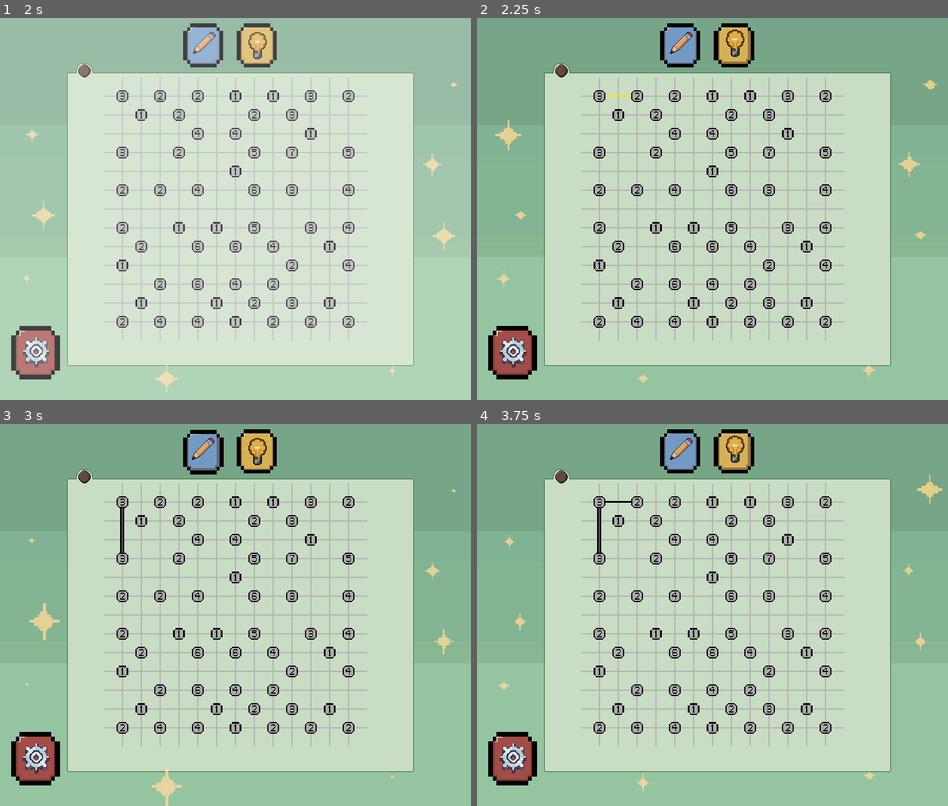
Above: before the commit, frames 1-4 (two rows, left to right).
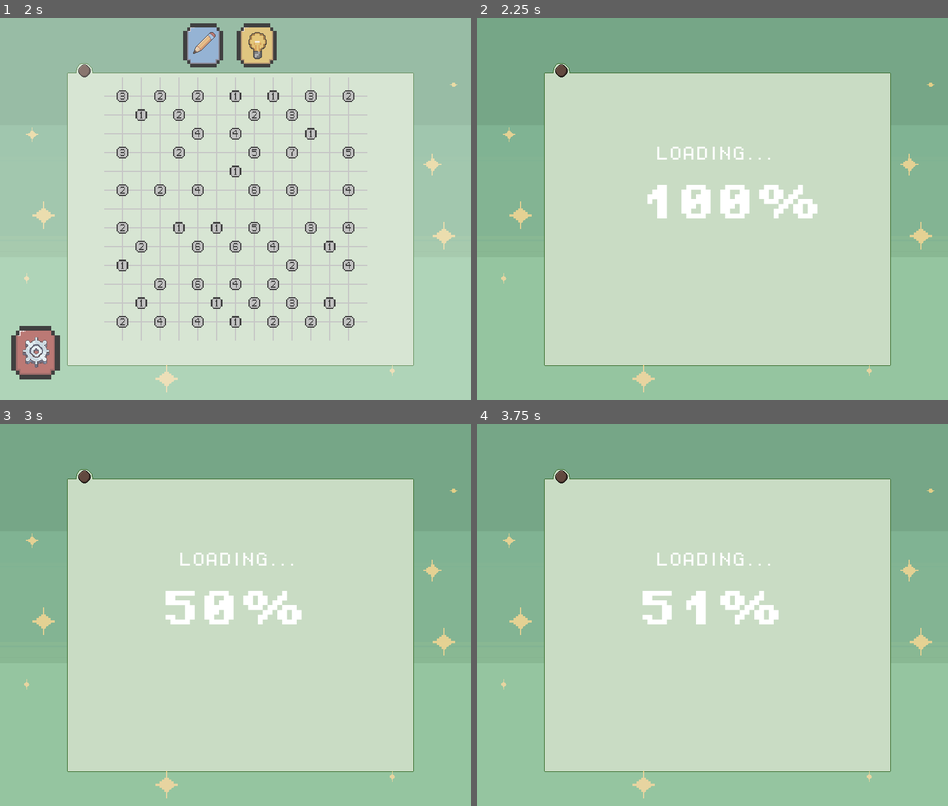
Above: after the commit, the same moments.

Repository: PooOrmond/hashiwokakero-game
Game: Godot game, scene res://scenes/main_menu.tscn
The game is run twice, just before and just after one commit, with the same random seed, the same clock (stepped at 60 frames per second) and the same inputs.
Inputs (mouse positions are in pixels of both pictures, inside the frame that each line leads up to):
- Up to frame 1 (2 s): click (235, 243) at 0.5 s; click (235, 296) at 1.25 s
- Up to frame 2 (2.25 s): click (736, 44) at 2 s
- Up to frame 3 (3 s): click (202, 450) at 2.75 s
- Up to frame 4 (3.75 s): click (736, 450) at 3.5 s

Frame 1 is identical in both runs. In frame 2, 12% of the frame differs, in the area x 2-98%, y 1-98%; in frame 3, 12%; in frame 4, 12%.

Commit message:
THE FINAL
HWUAHWUAHWUAAAAAA!

Diff:
--- /dev/null
+++ b/scenes/loading_screen.tscn
@@ -0,0 +1,108 @@
+[gd_scene load_steps=19 format=3 uid="uid://ceon7sarf0mfk"]
+
+[ext_resource type="Script" uid="uid://dlhtb05o0asg0" path="res://scripts/loading_screen.gd" id="1_e7oyx"]
+[ext_resource type="Texture2D" uid="uid://ghpdpvqy26pj" path="res://assets/animation/background/loading-bg/Loading-bg - 1.png" id="1_pvqkx"]
+[ext_resource type="Texture2D" uid="uid://d20ousf6wm4sm" path="res://assets/animation/background/loading-bg/Loading-bg - 2.png" id="2_e7oyx"]
+[ext_resource type="Texture2D" uid="uid://wewdtjb45ija" path="res://assets/animation/background/loading-bg/Loading-bg - 3.png" id="3_bqhjm"]
+[ext_resource type="Texture2D" uid="uid://c2gtmp2cwwhai" path="res://assets/animation/background/loading-bg/Loading-bg - 4.png" id="4_hdkap"]
+[ext_resource type="Texture2D" uid="uid://bbwkebkgkptic" path="res://assets/animation/background/loading-bg/Loading-bg - 5.png" id="5_eb3t5"]
+[ext_resource type="Texture2D" uid="uid://dcacnhpt3qolw" path="res://assets/animation/background/loading-bg/Loading-bg - 6.png" id="6_ummuf"]
+[ext_resource type="Texture2D" uid="uid://cwjr48b8kbn6b" path="res://assets/animation/background/loading-bg/Loading-bg - 7.png" id="7_i8ls2"]
+[ext_resource type="Texture2D" uid="uid://biddhj2c1cyqj" path="res://assets/animation/background/loading-bg/Loading-bg - 8.png" id="8_g3qo4"]
+[ext_resource type="Texture2D" uid="uid://dnq0nqyu8ii7j" path="res://assets/animation/background/loading-bg/Loading-bg - 9.png" id="9_cbadw"]
+[ext_resource type="Texture2D" uid="uid://bgk23eiyudkr6" path="res://assets/animation/background/loading-bg/Loading-bg - 10.png" id="10_lxbe6"]
+[ext_resource type="Texture2D" uid="uid://dnnaybi1bp3hq" path="res://assets/animation/background/loading-bg/Loading-bg - 11.png" id="11_q0m6t"]
+[ext_resource type="Texture2D" uid="uid://d2b2c5vjxlnio" path="res://assets/animation/background/loading-bg/Loading-bg - 12.png" id="12_lokel"]
+[ext_resource type="Texture2D" uid="uid://co2hsm7c5hxsv" path="res://assets/animation/background/loading-bg/Loading-bg - 13.png" id="13_43pf6"]
+[ext_resource type="Texture2D" uid="uid://d065jscr55v0c" path="res://assets/animation/background/loading-bg/Loading-bg - 14.png" id="14_q2qhm"]
+[ext_resource type="FontFile" uid="uid://du36gdi4bwn5e" path="res://assets/fonts/PixelOperator8-Bold.ttf" id="16_bqhjm"]
+[ext_resource type="FontFile" uid="uid://cebusgp831006" path="res://assets/fonts/PixelOperator8.ttf" id="17_hdkap"]
+
+[sub_resource type="SpriteFrames" id="SpriteFrames_vfqqa"]
+animations = [{
+"frames": [{
+"duration": 1.0,
+"texture": ExtResource("1_pvqkx")
+}, {
+"duration": 1.0,
+"texture": ExtResource("2_e7oyx")
+}, {
+"duration": 1.0,
+"texture": ExtResource("3_bqhjm")
+}, {
+"duration": 1.0,
+"texture": ExtResource("4_hdkap")
+}, {
+"duration": 1.0,
+"texture": ExtResource("5_eb3t5")
+}, {
+"duration": 1.0,
+"texture": ExtResource("6_ummuf")
+}, {
+"duration": 1.0,
+"texture": ExtResource("7_i8ls2")
+}, {
+"duration": 1.0,
+"texture": ExtResource("8_g3qo4")
+}, {
+"duration": 1.0,
+"texture": ExtResource("9_cbadw")
+}, {
+"duration": 1.0,
+"texture": ExtResource("10_lxbe6")
+}, {
+"duration": 1.0,
+"texture": ExtResource("11_q0m6t")
+}, {
+"duration": 1.0,
+"texture": ExtResource("12_lokel")
+}, {
+"duration": 1.0,
+"texture": ExtResource("13_43pf6")
+}, {
+"duration": 1.0,
+"texture": ExtResource("14_q2qhm")
+}],
+"loop": true,
+"name": &"default",
+"speed": 7.0
+}]
+
+[node name="loading screen" type="Control"]
+layout_mode = 3
+anchors_preset = 15
+anchor_right = 1.0
+anchor_bottom = 1.0
+grow_horizontal = 2
+grow_vertical = 2
+script = ExtResource("1_e7oyx")
+
+[node name="bg" type="AnimatedSprite2D" parent="."]
+z_index = 5
+position = Vector2(400, 325)
+sprite_frames = SubResource("SpriteFrames_vfqqa")
+autoplay = "default"
+frame = 3
+frame_progress = 0.0054953163
+
+[node name="Label" type="Label" parent="."]
+z_index = 6
+layout_mode = 0
+offset_left = 273.0
+offset_top = 283.0
+offset_right = 455.0
+offset_bottom = 353.0
+theme_override_fonts/font = ExtResource("16_bqhjm")
+theme_override_font_sizes/font_size = 66
+text = "0%"
+
+[node name="Loading" type="Label" parent="."]
+z_index = 6
+layout_mode = 0
+offset_left = 303.0
+offset_top = 218.0
+offset_right = 505.0
+offset_bottom = 245.0
+theme_override_fonts/font = ExtResource("17_hdkap")
+theme_override_font_sizes/font_size = 26
+text = "LOADING..."
--- a/scripts/13x_13.gd
+++ b/scripts/13x_13.gd
@@ -16,6 +16,9 @@
 # UI Buttons - Only these two will be invisible when solved
 @onready var solve_button: TextureButton = $"buttons/solve-button"
 @onready var hint_button: TextureButton = $"buttons/hint-button"
+
+@onready var loading_screen = preload("res://scenes/loading_screen.tscn")
+var loading_instance: Control = null
 
 var panel
 
@@ -59,20 +62,36 @@
 	# Update the puzzle solver for hint timer and animation functionality
 	if puzzle_solver:
 		puzzle_solver.update(delta)
+
+		# Update loading progress during animation
+		if puzzle_solver.is_animating() and loading_instance and loading_instance.is_loading():
+			var progress = puzzle_solver.get_animation_progress()
+			_update_loading_progress(0.5 + (progress * 0.5))  # 50% to 100% during animation
+
+		# Check if animation just completed and puzzle is solved
+		if puzzle_solver.is_animation_completed() and puzzle_solver.is_puzzle_solved() and not was_solved:
+			print("🎉 Animation completed and puzzle solved, updating UI...")
+			was_solved = true
+			_on_puzzle_solved()
+			# Reset the animation completed flag to prevent multiple triggers
+			puzzle_solver.animation_completed = false
+
+		# NEW: Check if puzzle was just solved manually (non-animation)
+		if puzzle_solver.is_puzzle_solved() and not was_solved and not puzzle_solver.is_animating():
+			print("🎉 Puzzle solved manually! Updating UI...")
+			was_solved = true
+			_on_puzzle_solved()
+		elif not puzzle_solver.is_puzzle_solved() and was_solved:
+			print("🔄 Puzzle no longer solved, resetting UI...")
+			was_solved = false
+			_on_puzzle_unsolved()
+
 		# Always redraw when animating to ensure smooth updates
 		if puzzle_solver.is_animating():
 			queue_redraw()
-		# Also redraw when hints change or animation completes
+		# Also redraw when hints change
 		elif puzzle_solver.get_hint_bridges().size() > 0:
 			queue_redraw()
-
-	# Check if puzzle was just solved to update UI
-	if puzzle_solver and puzzle_solver.is_puzzle_solved() and not was_solved:
-		was_solved = true
-		_on_puzzle_solved()
-	elif puzzle_solver and not puzzle_solver.is_puzzle_solved() and was_solved:
-		was_solved = false
-		_on_puzzle_unsolved()
 
 func _on_puzzle_solved():
 	"""Called when puzzle is solved"""
@@ -234,13 +253,28 @@
 	click.play()
 	puzzle_solver.clear_hint_bridges()
 
+	# Show loading screen for instant solve
+	_show_loading_screen()
+	_update_loading_progress(0.1)  # 10% - starting
+
 	print("🔄 Starting CSP solver...")
+
+	# Small delay to show loading screen
+	await get_tree().create_timer(0.1).timeout
+
 	var success = puzzle_solver.csp_based_solver()
 
 	if success:
 		print("🎉 CSP solver completed!")
+		_update_loading_progress(1.0)  # 100% - solved
+		_on_puzzle_solved()
 	else:
 		print("❌ CSP solver failed!")
+		_update_loading_progress(1.0)  # 100% - failed
+
+	# Hide loading screen after a short delay
+	await get_tree().create_timer(0.5).timeout
+	_hide_loading_screen()
 
 	queue_redraw()
 
@@ -259,16 +293,38 @@
 	click.play()
 	puzzle_solver.clear_hint_bridges()
 
+	# Show loading screen
+	_show_loading_screen()
+	_update_loading_progress(0.1)  # 10% - starting
+
+	# Reset animation completion flag and solved state
+	puzzle_solver.animation_completed = false
+	was_solved = false
+
 	# Use step-by-step solver animation
 	print("🎬 Starting step-by-step solver animation...")
+
+	# Small delay to show loading screen before heavy computation
+	await get_tree().create_timer(0.1).timeout
+
 	var success = puzzle_solver.start_step_by_step_solution()
 
 	if success:
 		print("✅ Step-by-step animation started!")
+		_update_loading_progress(0.5)  # 50% - computation done
+		# Update UI to show animation in progress
+		_update_ui_state()
 	else:
 		print("❌ Failed to start animation, using instant solver...")
+		_update_loading_progress(0.8)  # 80% - fallback
 		# Fallback to instant solver
-		puzzle_solver.csp_based_solver()
+		if puzzle_solver.csp_based_solver():
+			# If instant solver worked, update UI
+			_on_puzzle_solved()
+
+	# Hide loading screen after a short delay to ensure it's visible
+	await get_tree().create_timer(0.5).timeout
+	_hide_loading_screen()
 
 	queue_redraw()
 
@@ -279,8 +335,21 @@
 
 	click.play()
 
+	# Show loading screen for hint generation
+	_show_loading_screen()
+	_update_loading_progress(0.1)  # 10% - starting
+
+	# Small delay to show loading screen
+	await get_tree().create_timer(0.1).timeout
+
 	# Use CSP-based hints
 	puzzle_solver.csp_based_hint()
+
+	_update_loading_progress(1.0)  # 100% - hint generated
+
+	# Hide loading screen after a short delay
+	await get_tree().create_timer(0.3).timeout
+	_hide_loading_screen()
 
 	queue_redraw()
 
@@ -411,3 +480,20 @@
 		print("✅ Auto-solve completed!")
 		puzzle_solver.clear_hint_bridges()
 		queue_redraw()
+
+func _show_loading_screen():
+	"""Show loading screen"""
+	if not loading_instance:
+		loading_instance = loading_screen.instantiate()
+		add_child(loading_instance)
+	loading_instance.show_loading()
+
+func _hide_loading_screen():
+	"""Hide loading screen"""
+	if loading_instance:
+		loading_instance.hide_loading()
+
+func _update_loading_progress(progress: float):
+	"""Update loading progress"""
+	if loading_instance and loading_instance.is_loading():
+		loading_instance.set_progress(progress)
--- /dev/null
+++ b/scripts/loading_screen.gd
@@ -0,0 +1,40 @@
+extends Control
+
+@onready var bg: AnimatedSprite2D = $bg
+@onready var percent_label: Label = $Label
+
+var progress: float = 0.0
+var loading_visible: bool = false  # Changed from is_visible to avoid shadowing
+
+func _ready():
+	# Hide by default
+	visible = false
+	bg.stop()
+
+func show_loading():
+	"""Show the loading screen"""
+	progress = 0.0
+	loading_visible = true
+	visible = true
+	bg.play()
+	_update_percent_label()
+
+func hide_loading():
+	"""Hide the loading screen"""
+	loading_visible = false
+	visible = false
+	bg.stop()
+
+func set_progress(value: float):
+	"""Set loading progress (0.0 to 1.0)"""
+	progress = clamp(value, 0.0, 1.0)
+	_update_percent_label()
+
+func _update_percent_label():
+	"""Update the percentage label"""
+	var percent = int(progress * 100)
+	percent_label.text = "%d%%" % percent
+
+func is_loading() -> bool:
+	"""Check if loading screen is visible"""
+	return loading_visible
--- a/scripts/solver.gd
+++ b/scripts/solver.gd
@@ -332,7 +332,7 @@
 		})
 
 		hint_visible = true
-		hint_timer = 3.0  # Show for 3 seconds
+		hint_timer = 1.0  # Show for 3 seconds
 
 		print("💡 CSP HINT: Add %d bridge(s) between island at (%d,%d) and (%d,%d)" % [
 			suggested_bridge.count,
Not shown, added: scripts/loading_screen.gd.uid
